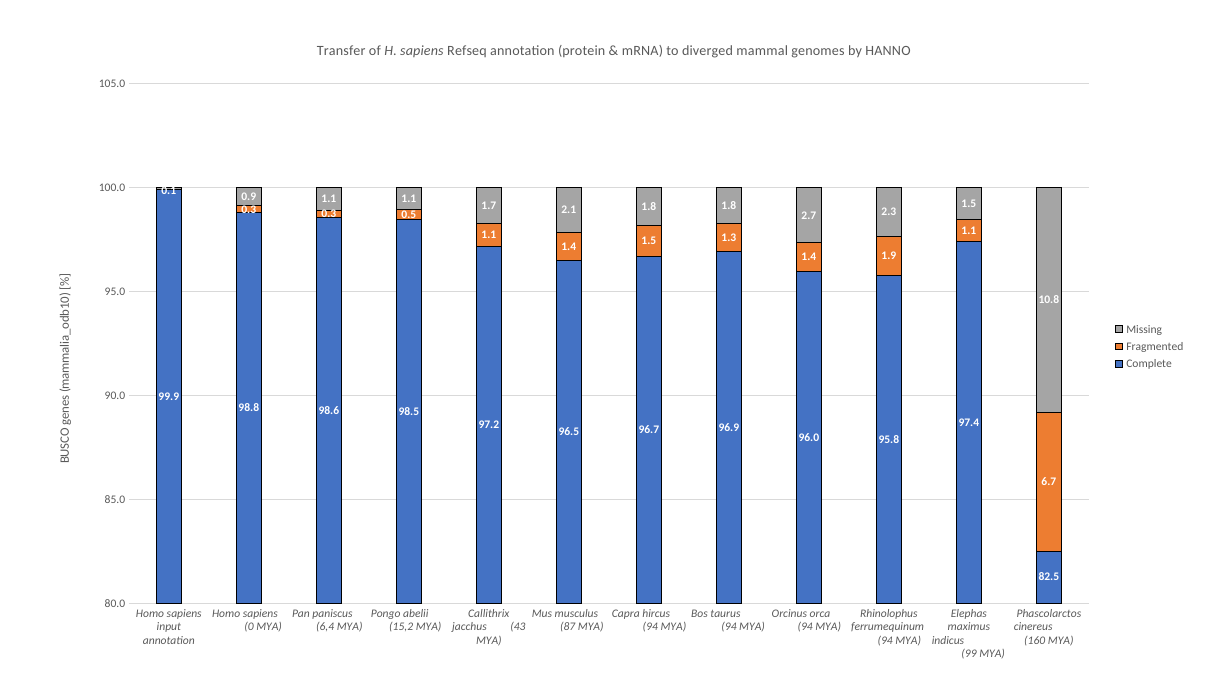
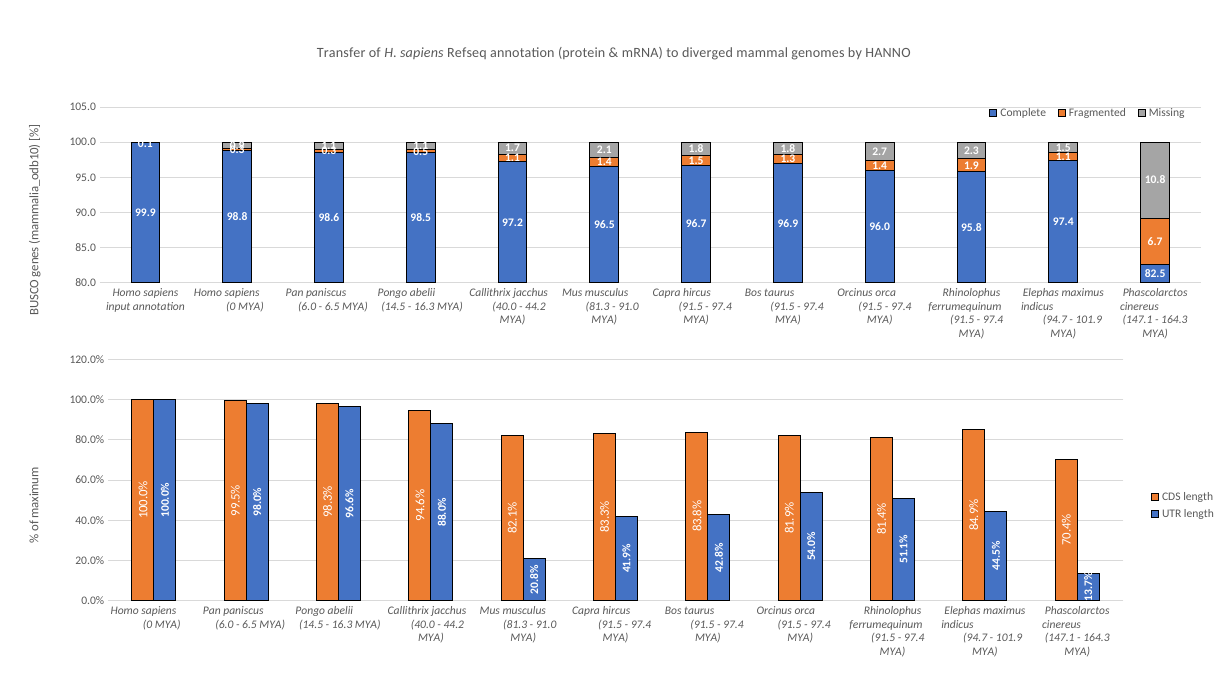
Before and after one commit to HMPNK/HANNO, a slide deck: slide 5 of HANNO-flow.pptx. Drawn at 1232x693 pixels with LibreOffice and Linux fonts; fonts in the diff are those of the drawing. Boxes give left, top, right and bottom in pixels: in the first picture for what was removed or moved away, otherwise in the second. Text is boxed around its words. In the diff, an @@ line names an element or a change of style, - is before the commit and + after.

```diff
--- a/HANNO-flow.pptx
+++ b/HANNO-flow.pptx
@@ column stacked chart at box(6, 29, 1226, 347) @@
-categories: Homo sapiens input annotation, Homo sapiens               (0 MYA), Pan paniscus              (6,4 MYA), Pongo abelii             (15,2 MYA), Callithrix jacchus         (43 MYA), Mus musculus              (87 MYA), Capra hircus                   (94 MYA), Bos taurus                      (94 MYA), Orcinus orca               (94 MYA), Rhinolophus ferrumequinum          (94 MYA), Elephas maximus indicus                            (99 MYA), Phascolarctos cinereus             (160 MYA)
+categories: Homo sapiens input annotation, Homo sapiens               (0 MYA), Pan paniscus              (6.0 - 6.5 MYA), Pongo abelii             (14.5 - 16.3 MYA), Callithrix jacchus         (40.0 - 44.2 MYA), Mus musculus              (81.3 - 91.0 MYA), Capra hircus                   (91.5 - 97.4 MYA), Bos taurus                      (91.5 - 97.4 MYA), Orcinus orca               (91.5 - 97.4 MYA), Rhinolophus ferrumequinum          (91.5 - 97.4 MYA), Elephas maximus indicus                            (94.7 - 101.9 MYA), Phascolarctos cinereus             (147.1 - 164.3 MYA)
@@ legend changed @@
@@ column stacked chart: place and size @@
-column stacked chart at box(37, 19, 1195, 674)
+column stacked chart at box(6, 29, 1226, 347)
@@ column chart added at box(6, 347, 1226, 665) @@
+categories: Homo sapiens               (0 MYA), Pan paniscus              (6.0 - 6.5 MYA), Pongo abelii             (14.5 - 16.3 MYA), Callithrix jacchus         (40.0 - 44.2 MYA), Mus musculus              (81.3 - 91.0 MYA), Capra hircus                   (91.5 - 97.4 MYA), Bos taurus                      (91.5 - 97.4 MYA), Orcinus orca               (91.5 - 97.4 MYA), Rhinolophus ferrumequinum          (91.5 - 97.4 MYA), Elephas maximus indicus                            (94.7 - 101.9 MYA), Phascolarctos cinereus             (147.1 - 164.3 MYA)
+CDS length: 1, 0.995, 0.983, 0.946, 0.821, 0.833, 0.838, 0.819, 0.814, 0.849, 0.704
+UTR length: 1, 0.98, 0.966, 0.88, 0.208, 0.419, 0.428, 0.54, 0.511, 0.445, 0.137
```
Also in this commit, not shown: 3 other slides changed.
